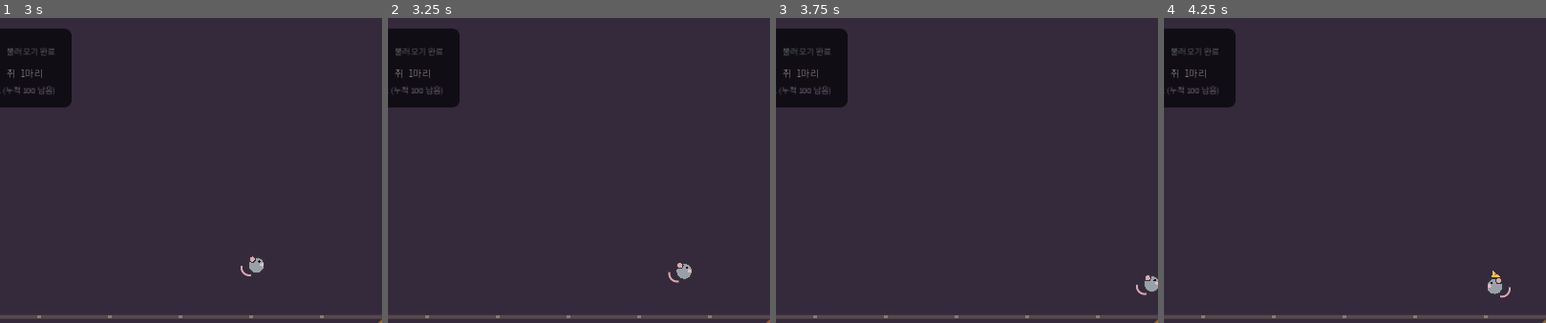
Above: before the commit, frames 1-4 (left to right).
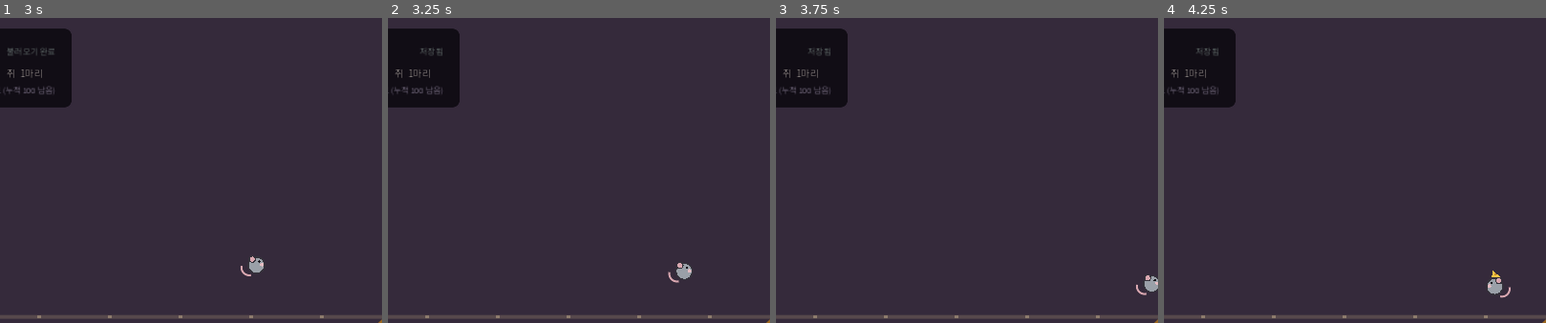
Above: after the commit, the same moments.

Repository: richcho/jjugumeong
Game: Godot game, scene res://scenes/main/main.tscn
The game is run twice, just before and just after one commit, with the same random seed, the same clock (stepped at 60 frames per second) and the same inputs.
Inputs (mouse positions are % of the whole screen's width and height, from its top left):
- Up to frame 1 (3 s): tap Enter at 0.5 s; move the mouse to (72, 45) at 0.52 s; click (72, 45) at 0.67 s; move the mouse to (30, 55) at 1.27 s; click (30, 55) at 1.42 s; move the mouse to (60, 28) at 2.02 s; click (60, 28) at 2.17 s; move the mouse to (45, 70) at 2.77 s; click (45, 70) at 2.92 s
- Up to frame 2 (3.25 s): no input
- Up to frame 3 (3.75 s): move the mouse to (80, 65) at 3.52 s; click (80, 65) at 3.67 s
- Up to frame 4 (4.25 s): no input
The pictures show only the part of the screen within x 36-86%, y 0-50%; the shares and areas given below are measured in that part.

Frame 1 is identical in both runs. In frame 2, less than 0.1% of the frame differs, in the area x 2-15%, y 9-13%; in frame 3, less than 0.1%; in frame 4, less than 0.1%.

Commit message:
Fix persistent saves on iPad Safari

Diff:
--- a/scripts/core/game_manager.gd
+++ b/scripts/core/game_manager.gd
@@ -1,7 +1,7 @@
 extends Node
 
 const STAGES_PATH: String = "res://data/stages/stages.json"
-const AUTO_SAVE_INTERVAL: float = 10.0
+const AUTO_SAVE_INTERVAL: float = 3.0
 const BASE_SPEED: float = 150.0
 const SPEED_PER_LEVEL: float = 22.5
 const BASE_CARRY: int = 1
@@ -43,6 +43,7 @@
 	_calculate_offline_reward()
 	_next_golden_event = randf_range(GOLDEN_EVENT_MIN_DELAY, GOLDEN_EVENT_MAX_DELAY)
 	_is_ready = true
+	save_now()
 	if SaveManager.last_load_was_recovered:
 		EventBus.save_status_changed.emit("저장 복구됨")
 	else:
@@ -75,7 +76,10 @@
 	if what == NOTIFICATION_WM_CLOSE_REQUEST:
 		save_now()
 		get_tree().quit()
-	elif what == NOTIFICATION_APPLICATION_PAUSED:
+	elif (
+		what == NOTIFICATION_APPLICATION_PAUSED
+		or what == NOTIFICATION_APPLICATION_FOCUS_OUT
+	):
 		save_now()
 
 
@@ -99,6 +103,7 @@
 	speed_level += 1
 	EventBus.toast_requested.emit("이동속도가 빨라졌습니다!")
 	EventBus.game_state_changed.emit()
+	save_now()
 	return true
 
 
@@ -109,6 +114,7 @@
 	carry_level += 1
 	EventBus.toast_requested.emit("운반량이 증가했습니다!")
 	EventBus.game_state_changed.emit()
+	save_now()
 	return true
 
 
@@ -120,6 +126,7 @@
 	EventBus.mouse_count_changed.emit(mouse_count)
 	EventBus.toast_requested.emit("새로운 집쥐가 합류했습니다!")
 	EventBus.game_state_changed.emit()
+	save_now()
 	return true
 
 
@@ -130,6 +137,7 @@
 	hole_level += 1
 	EventBus.toast_requested.emit("쥐구멍이 %d레벨로 확장됐습니다!" % hole_level)
 	EventBus.game_state_changed.emit()
+	save_now()
 	return true
 
 
@@ -166,7 +174,10 @@
 	EventBus.save_status_changed.emit("저장 중...")
 	var success: bool = SaveManager.save_game(_build_save_data())
 	if success:
-		EventBus.save_status_changed.emit("저장됨")
+		if SaveManager.last_save_was_persistent:
+			EventBus.save_status_changed.emit("저장됨")
+		else:
+			EventBus.save_status_changed.emit("Safari 저장 제한")
 	else:
 		EventBus.save_status_changed.emit("저장 실패")
 	return success
--- a/scripts/core/save_manager.gd
+++ b/scripts/core/save_manager.gd
@@ -3,24 +3,34 @@
 const SAVE_PATH: String = "user://savegame.json"
 const BACKUP_PATH: String = "user://savegame.backup.json"
 const TEMP_PATH: String = "user://savegame.tmp.json"
+const WEB_STORAGE_KEY: String = "jjugumeong.save.v1"
 const CURRENT_SCHEMA_VERSION: int = 1
 
 var last_load_used_backup: bool = false
 var last_load_was_recovered: bool = false
+var last_save_was_persistent: bool = true
 
 
 func load_game(default_data: Dictionary) -> Dictionary:
 	last_load_used_backup = false
 	last_load_was_recovered = false
 
-	var loaded_data: Dictionary = _read_and_validate(SAVE_PATH)
+	var primary_data: Dictionary = _read_and_validate(SAVE_PATH)
+	var backup_data: Dictionary = _read_and_validate(BACKUP_PATH)
+	var web_data: Dictionary = _read_web_storage()
+	var loaded_data: Dictionary = primary_data
+	var loaded_source: String = "primary"
+
+	if _is_newer_save(backup_data, loaded_data):
+		loaded_data = backup_data
+		loaded_source = "backup"
+	if _is_newer_save(web_data, loaded_data):
+		loaded_data = web_data
+		loaded_source = "web"
+
 	if not loaded_data.is_empty():
-		return _migrate_data(loaded_data, default_data)
-
-	loaded_data = _read_and_validate(BACKUP_PATH)
-	if not loaded_data.is_empty():
-		last_load_used_backup = true
-		last_load_was_recovered = true
+		last_load_used_backup = loaded_source == "backup"
+		last_load_was_recovered = loaded_source != "primary"
 		return _migrate_data(loaded_data, default_data)
 
 	if FileAccess.file_exists(SAVE_PATH) or FileAccess.file_exists(BACKUP_PATH):
@@ -32,9 +42,11 @@
 	var payload: Dictionary = save_data.duplicate(true)
 	payload["schema_version"] = CURRENT_SCHEMA_VERSION
 	var json_text: String = JSON.stringify(payload, "\t")
+	var web_backup_saved: bool = _write_web_storage(json_text)
 
 	var temp_file: FileAccess = FileAccess.open(TEMP_PATH, FileAccess.WRITE)
 	if temp_file == null:
+		last_save_was_persistent = web_backup_saved
 		return false
 	temp_file.store_string(json_text)
 	temp_file.flush()
@@ -54,15 +66,25 @@
 	if FileAccess.file_exists(SAVE_PATH):
 		var remove_error: Error = DirAccess.remove_absolute(save_absolute)
 		if remove_error != OK:
+			last_save_was_persistent = web_backup_saved
 			return false
 	var rename_error: Error = DirAccess.rename_absolute(temp_absolute, save_absolute)
-	return rename_error == OK
+	if OS.has_feature("web"):
+		JavaScriptBridge.force_fs_sync()
+		last_save_was_persistent = web_backup_saved or OS.is_userfs_persistent()
+	else:
+		last_save_was_persistent = rename_error == OK
+	return rename_error == OK or web_backup_saved
 
 
 func _read_and_validate(path: String) -> Dictionary:
 	if not FileAccess.file_exists(path):
 		return {}
 	var text: String = _read_text(path)
+	return _parse_and_validate(text)
+
+
+func _parse_and_validate(text: String) -> Dictionary:
 	if text.is_empty():
 		return {}
 	var parsed: Variant = JSON.parse_string(text)
@@ -73,6 +95,50 @@
 	if not _has_valid_core_types(data):
 		return {}
 	return data
+
+
+func _read_web_storage() -> Dictionary:
+	if not OS.has_feature("web"):
+		return {}
+	var key_literal: String = JSON.stringify(WEB_STORAGE_KEY)
+	var stored_value: Variant = JavaScriptBridge.eval(
+		(
+			"(function(){try{return localStorage.getItem(%s) || '';}"
+			+ "catch(error){return '';}})()"
+		) % key_literal,
+		true
+	)
+	if not stored_value is String:
+		return {}
+	@warning_ignore("unsafe_cast")
+	return _parse_and_validate(stored_value as String)
+
+
+func _write_web_storage(json_text: String) -> bool:
+	if not OS.has_feature("web"):
+		return true
+	var key_literal: String = JSON.stringify(WEB_STORAGE_KEY)
+	var value_literal: String = JSON.stringify(json_text)
+	var saved: Variant = JavaScriptBridge.eval(
+		(
+			"(function(){try{localStorage.setItem(%s,%s);"
+			+ "return localStorage.getItem(%s) === %s;}"
+			+ "catch(error){return false;}})()"
+		) % [key_literal, value_literal, key_literal, value_literal],
+		true
+	)
+	return saved is bool and saved
+
+
+func _is_newer_save(candidate: Dictionary, current: Dictionary) -> bool:
+	if candidate.is_empty():
+		return false
+	if current.is_empty():
+		return true
+	return (
+		_dictionary_int(candidate, "last_saved_unix", 0)
+		> _dictionary_int(current, "last_saved_unix", 0)
+	)
 
 
 func _read_text(path: String) -> String:
--- a/tests/test_runner.gd
+++ b/tests/test_runner.gd
@@ -85,6 +85,7 @@
 	}
 	var saved: bool = SaveManager.save_game(payload)
 	_expect_true(saved, "save succeeds")
+	_expect_true(SaveManager.last_save_was_persistent, "native save is persistent")
 	var loaded: Dictionary = SaveManager.load_game(payload)
 	var loaded_cheese: Variant = loaded.get("cheese", -1.0)
 	if loaded_cheese is float:
Not shown, changed: README.md
Not shown, changed: docs/balancing.md
Not shown, changed: docs/changelog/20260718.md
Not shown, changed: docs/jjugumeong_master_plan.md
Not shown, changed: docs/roadmap.md
Not shown, changed: docs/technical_design.md
Not shown, changed: public/game/index.html
Not shown, changed: public/game/index.pck
Not shown, changed: public/game/index.service.worker.js
Not shown, changed: tools/prepare-web-build.mjs
